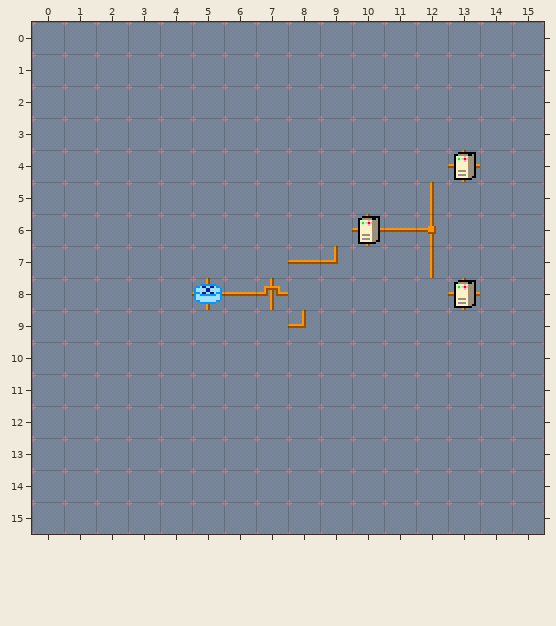
Two states of a Tiled map, assets/arch2.tmx. That is the earlier state.
Cells are 16x16 px. Shown: x 0..15, y 0..15. Tiles whose own drawing changed are shown in their newer look in all pictures.
And afterwards:
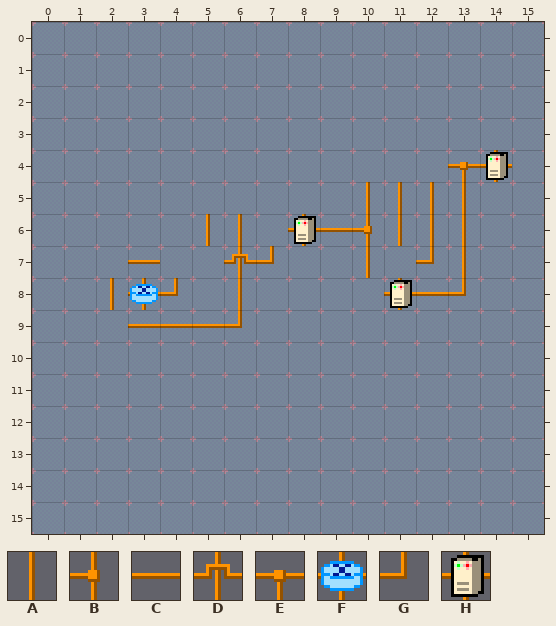
Key: from "components": A 0 "wire_v", B 3 "wire_l", C 4 "wire_h", D 6 "wire_bridge", E 7 "wire_b", F 9 "router", G 12 "wire_tl", H 14 "host".
Objects are placed by their top-left corner, in cells (3,4 is the top-left corner of cell 3,4); size is 1x1 cell unless given.
Message: Redesign assets a bit
Change:
Layer "Object Layer 1":
Object H "host" at 13,4 becomes H "host" at 14,4.
Object H "host" at 10,6 becomes H "host" at 8,6.
Object C "wire_h" at 11,6 becomes C "wire_h" at 9,6.
Object B "wire_l" at 12,6 becomes B "wire_l" at 10,6.
Object G "wire_tl" at 9,7 becomes G "wire_tl" at 7,7.
Object A "wire_v" at 12,7 becomes A "wire_v" at 10,7.
Object F "router" at 5,8 becomes F "router" at 3,8.
Object H "host" at 13,8 becomes H "host" at 11,8.
A new object: E "wire_b" at 13,4.
A new object: A "wire_v" at 10,5.
A new object: A "wire_v" at 13,5.
A new object: A "wire_v" at 11,5.
A new object: A "wire_v" at 6,6.
A new object: A "wire_v" at 5,6.
A new object: A "wire_v" at 13,6.
A new object: A "wire_v" at 12,6.
A new object: A "wire_v" at 11,6.
A new object: C "wire_h" at 3,7.
A new object: D "wire_bridge" at 6,7.
A new object: A "wire_v" at 13,7.
A new object: G "wire_tl" at 12,7.
A new object: G "wire_tl" at 4,8.
A new object: A "wire_v" at 2,8.
A new object: A "wire_v" at 6,8.
A new object: G "wire_tl" at 13,8.
A new object: C "wire_h" at 12,8.
A new object: C "wire_h" at 3,9.
A new object: C "wire_h" at 4,9.
A new object: C "wire_h" at 5,9.
A new object: G "wire_tl" at 6,9.
Object C "wire_h" at 8,7 is removed.
Object C "wire_h" at 6,8 is removed.
Object D "wire_bridge" at 7,8 is removed.
Object G "wire_tl" at 8,9 is removed.
